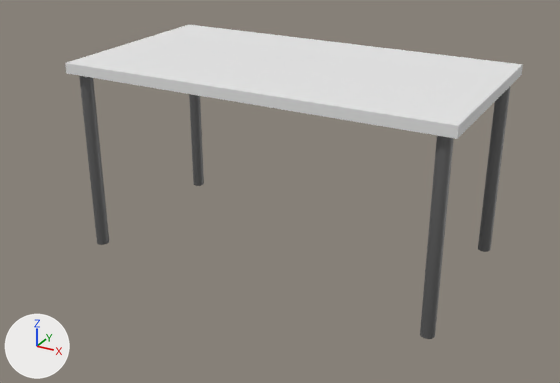
The glTF model 3js_practice/projects_lab_3d/models/table.glb as it was, and as the next commit left it.
Camera for both pictures: a 50 mm camera at (1.324, -2.51, 1.485) aimed at (-0.019, -0.068, 0.264). Lighting does not change. The marker at lower left points along +X, +Y and +Z. Where no turn or scale is listed for an object, it has been applied to the vertices.
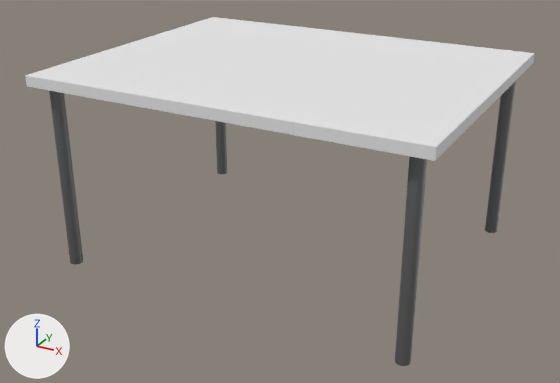
The change, as JSON lines over the scene's bpy script:
```json
{"op": "set", "path": "ob_cube.scale", "old": "(0.75, 0.4, 0.02)", "new": "(0.75, 0.6, 0.02)"}
{"op": "set", "path": "ob_cylinder.location", "old": "(0.7, 0.35, 0.36)", "new": "(0.68, 0.53, 0.36)"}
{"op": "set", "path": "ob_cylinder_001.location", "old": "(0.7, -0.35, 0.36)", "new": "(0.68, -0.53, 0.36)"}
{"op": "set", "path": "ob_cylinder_002.location", "old": "(-0.7, 0.35, 0.36)", "new": "(-0.68, 0.53, 0.36)"}
{"op": "set", "path": "ob_cylinder_003.location", "old": "(-0.7, -0.35, 0.36)", "new": "(-0.68, -0.53, 0.36)"}
```

Changed parts and their boxes [x1, y1, x2, y2] in the pictures (560 x 383 px):
```json
{"object": "Cube", "change": "rescaled", "before": [65, 25, 523, 139], "after": [25, 17, 535, 161], "on screen": "11% wider, 26% taller"}
{"object": "Cylinder.001", "change": "moved", "before": [420, 136, 454, 339], "after": [395, 156, 427, 366]}
{"object": "Cylinder.003", "change": "moved", "before": [79, 76, 109, 245], "after": [49, 91, 83, 265]}
{"object": "Cylinder", "change": "moved", "before": [478, 87, 510, 252], "after": [485, 81, 516, 233]}
{"object": "Cylinder.002", "change": "moved", "before": [189, 94, 204, 186], "after": [215, 121, 227, 174]}
```
